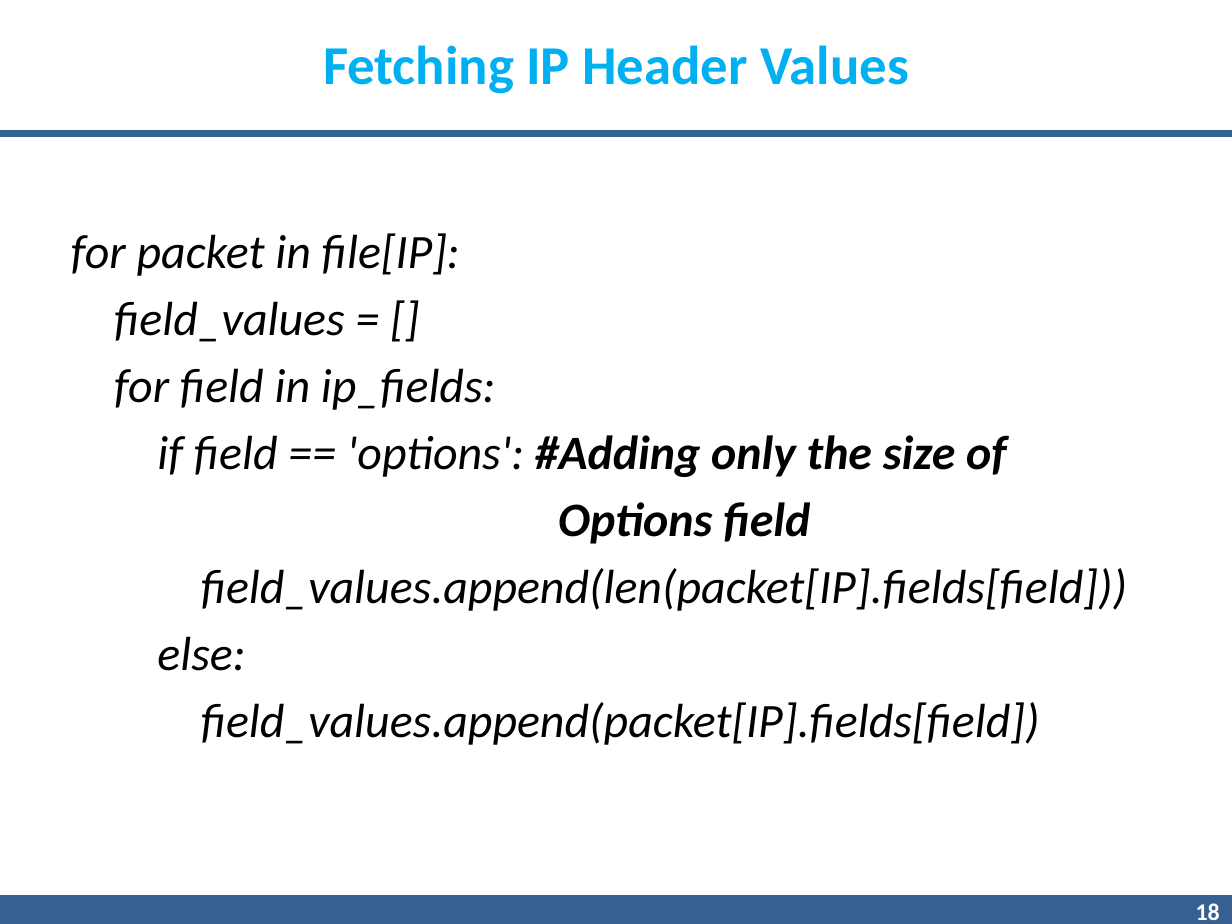
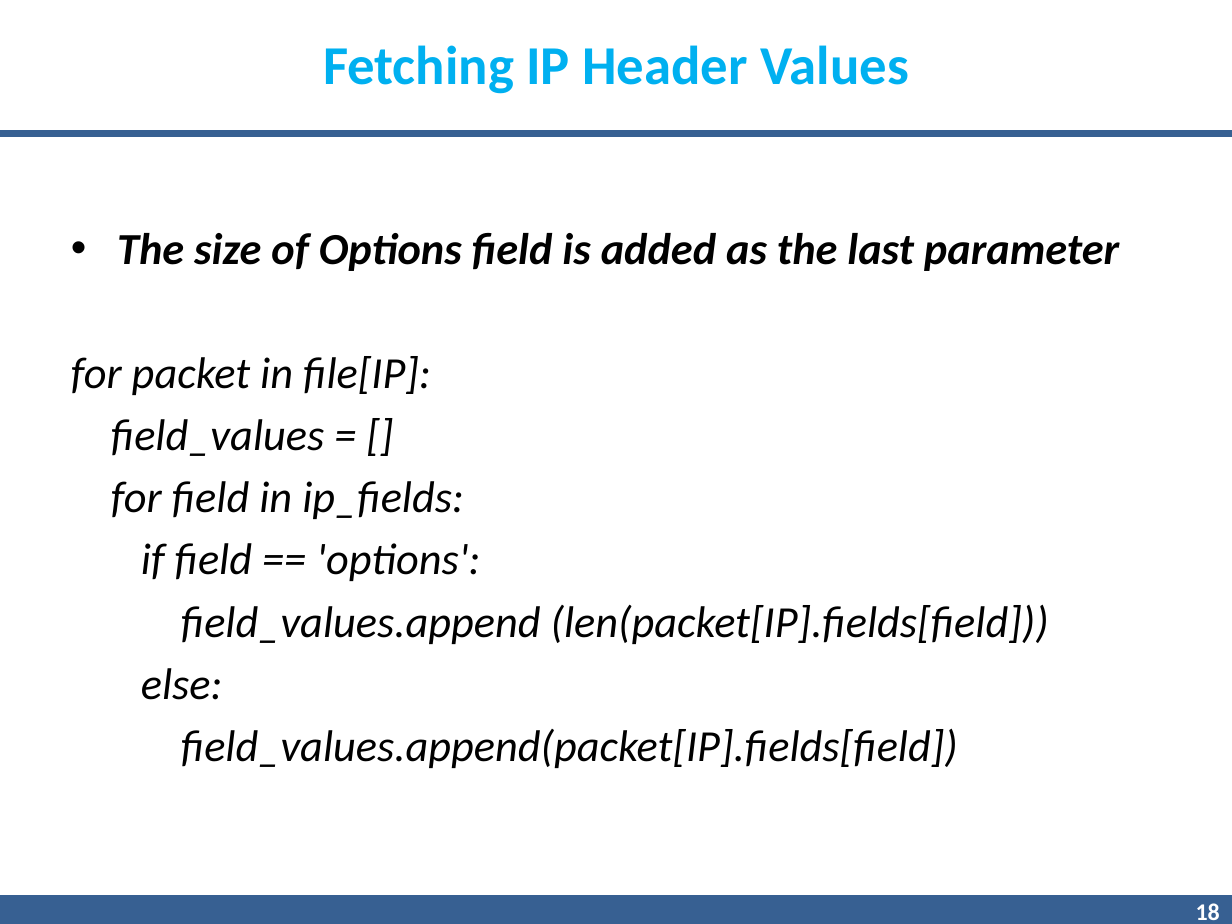
Before and after one commit to gnnain/Pcap_Reader, a slide deck: slide 18 of 7.pptx. Drawn at 1232x924 pixels with LibreOffice and Linux fonts; fonts in the diff are those of the drawing; background and template pictures are left out. Boxes give left, top, right and bottom in pixels: in the first picture for what was removed or moved away, otherwise in the second. Text is boxed around its words. In the diff, an @@ line names an element or a change of style, - is before the commit and + after.

```diff
--- a/7.pptx
+++ b/7.pptx
@@ text at <box>117,233,1119,271</box>: paragraph added @@
+• The size of Options field is added as the last parameter
@@ text at <box>71,356,958,768</box>: size 28 to 25.9 pt in "for packet in file[IP]:", "field_values = []", "for field in ip_fields:", "else:" and 1 more places; alignment justified to left @@
@@ text at <box>141,543,1049,644</box>: text changed; size 28 to 25.9 pt @@
-if field == 'options': #Adding only the size of
-Options field
-field_values.append(len(packet[IP].fields[field]))
+if field == 'options':
+field_values.append (len(packet[IP].fields[field]))
```
Also in this commit, not shown: 14 other slides changed, 6 slides added, 4 slides removed.
